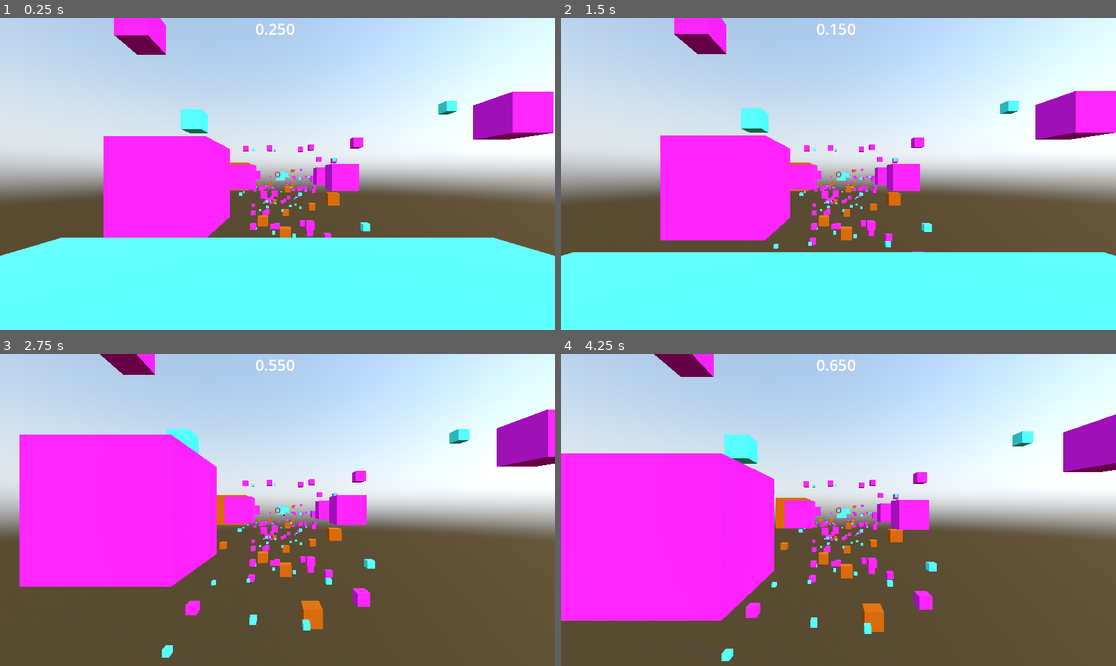
Above: before the commit, frames 1-4 (two rows, left to right).
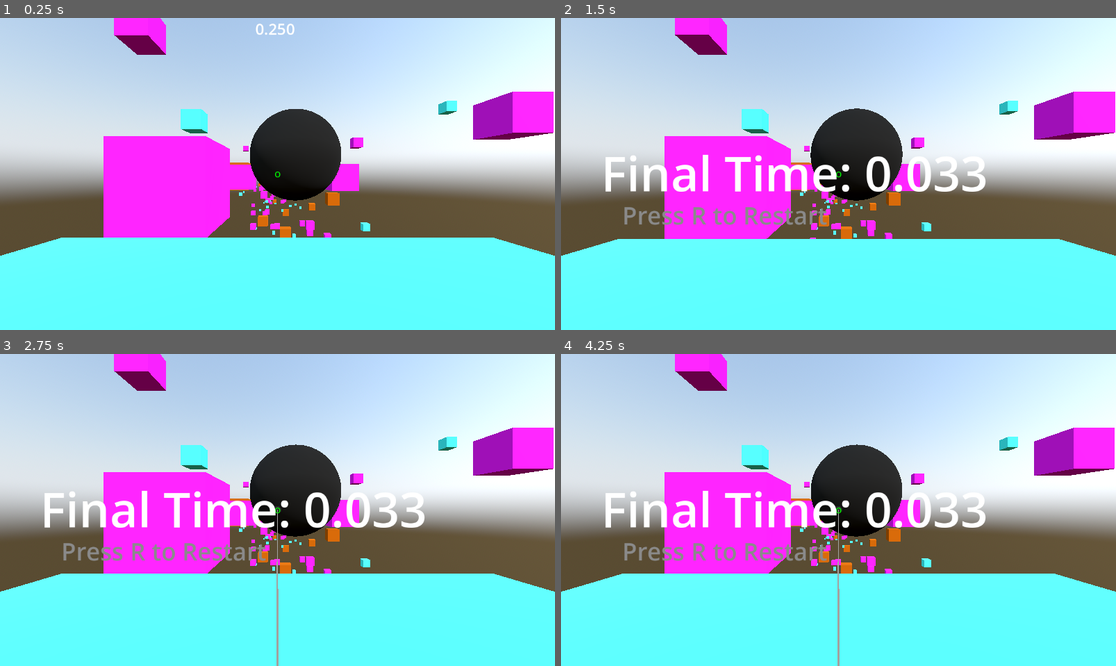
Above: after the commit, the same moments.

Repository: Ben-Bingham/GMTK-2025
Game: Godot game, scene res://main.tscn
The game is run twice, just before and just after one commit, with the same random seed, the same clock (stepped at 60 frames per second) and the same inputs.
Inputs (mouse positions are in pixels of both pictures, inside the frame that each line leads up to):
- Up to frame 1 (0.25 s): no input
- Up to frame 2 (1.5 s): tap Enter at 0.5 s; move the mouse to (866, 174) at 0.52 s; press the mouse at (866, 174) at 0.53 s; hold W (move_forward) from 0.53 s (still down); tap Space (jump) at 0.77 s; tap R at 1.25 s; move the mouse to (810, 174) at 1.27 s; release the mouse at (810, 174) at 1.28 s; click (810, 174) at 1.35 s
- Up to frame 3 (2.75 s): keep holding W (move_forward); tap Space (jump) at 1.52 s; tap R at 2, 2.1 s; move the mouse to (288, 503) at 2.02 s; press the mouse at (288, 503) at 2.03 s
- Up to frame 4 (4.25 s): keep holding W (move_forward); tap R at 2.75, 3.5 s; move the mouse to (832, 516) at 2.77 s; release the mouse at (832, 516) at 2.78 s; click (832, 516) at 2.85 s; tap Space (jump) at 3.02, 3.77 s; move the mouse to (877, 513) at 3.52 s; press the mouse at (877, 513) at 3.53 s

The runs differ from the first frame. In frame 1, 3.8% of the frame differs, in the area x 45-62%, y 29-59%; in frame 2, 11%; in frame 3, 48%, in the area x 0-100%, y 0-100%; in frame 4, 48%.

Commit message:
Added win audio

Diff:
--- /dev/null
+++ b/finishAudio.gd
@@ -0,0 +1,9 @@
+extends AudioStreamPlayer3D
+
+@export var player : CharacterBody3D
+
+func finish():
+	play();
+
+func _ready():
+	player.connect("finish", finish);
--- a/main.tscn
+++ b/main.tscn
@@ -8,6 +8,8 @@
 [ext_resource type="Script" uid="uid://b470ikmoni32l" path="res://timer.gd" id="5_5vw27"]
 [ext_resource type="PackedScene" uid="uid://cp7j7pvxr81fk" path="res://mediumBox.tscn" id="5_7mycd"]
 [ext_resource type="PackedScene" uid="uid://0nohxjpd1ve" path="res://largeBox.tscn" id="6_272bh"]
+[ext_resource type="AudioStream" uid="uid://cuf2afixbmek4" path="res://Audio/win.wav" id="9_kek77"]
+[ext_resource type="Script" uid="uid://cl0ldheent67p" path="res://finishAudio.gd" id="10_4c57u"]
 
 [sub_resource type="ImmediateMesh" id="ImmediateMesh_7mycd"]
 
@@ -92,6 +94,13 @@
 
 [node name="CollisionShape3D" type="CollisionShape3D" parent="Player"]
 shape = SubResource("CapsuleShape3D_7dm0k")
+
+[node name="AudioStreamPlayer3D" type="AudioStreamPlayer3D" parent="Player" node_paths=PackedStringArray("player")]
+transform = Transform3D(-4.37114e-08, 0, 1, 0, 1, 0, -1, 0, -4.37114e-08, 3.84548, 4.53546, -45.8711)
+stream = ExtResource("9_kek77")
+volume_db = 15.0
+script = ExtResource("10_4c57u")
+player = NodePath("..")
 
 [node name="CanvasLayer" type="CanvasLayer" parent="."]
 follow_viewport_enabled = true
@@ -607,7 +616,7 @@
 transform = Transform3D(1, 0, 0, 0, 1, 0, 0, 0, 1, 0, -3.8464, 0)
 
 [node name="Finish Line" type="StaticBody3D" parent="Level"]
-transform = Transform3D(1, 0, 0, 0, 1, 0, 0, 0, 1, 2564.25, -63.5309, 85.7659)
+transform = Transform3D(1, 0, 0, 0, 1, 0, 0, 0, 1, 45.8711, 6.76935, 3.84548)
 
 [node name="CollisionShape3D" type="CollisionShape3D" parent="Level/Finish Line"]
 shape = SubResource("SphereShape3D_272bh")
--- a/player.gd
+++ b/player.gd
@@ -30,6 +30,7 @@
 signal start_grapple;
 signal stop_grapple;
 
+var hasWon = false;
 signal finish;
 
 @export var finishSphere : StaticBody3D;
@@ -141,8 +142,9 @@
 			var targetPos = (grapplePoint - global_position).normalized();
 			var directionOfTravel = initRight.cross(targetPos);
 
-			if (grapplePoint - finishSphere.global_position).length() < 11.0:
+			if (grapplePoint - finishSphere.global_position).length() < 11.0 && !hasWon:
 				finish.emit();
+				hasWon = true;
 
 			var input = Input.get_vector("move_left", "move_right", "move_forward", "move_backward");
 			var vy = velocity.y;
Not shown, added: Audio/win.wav.import
Not shown, added: finishAudio.gd.uid
Not shown: 1 places in main.tscn that only renumber resources
Not shown, added: Audio/win.wav
Not shown, changed: Audio/win.wav.wav
